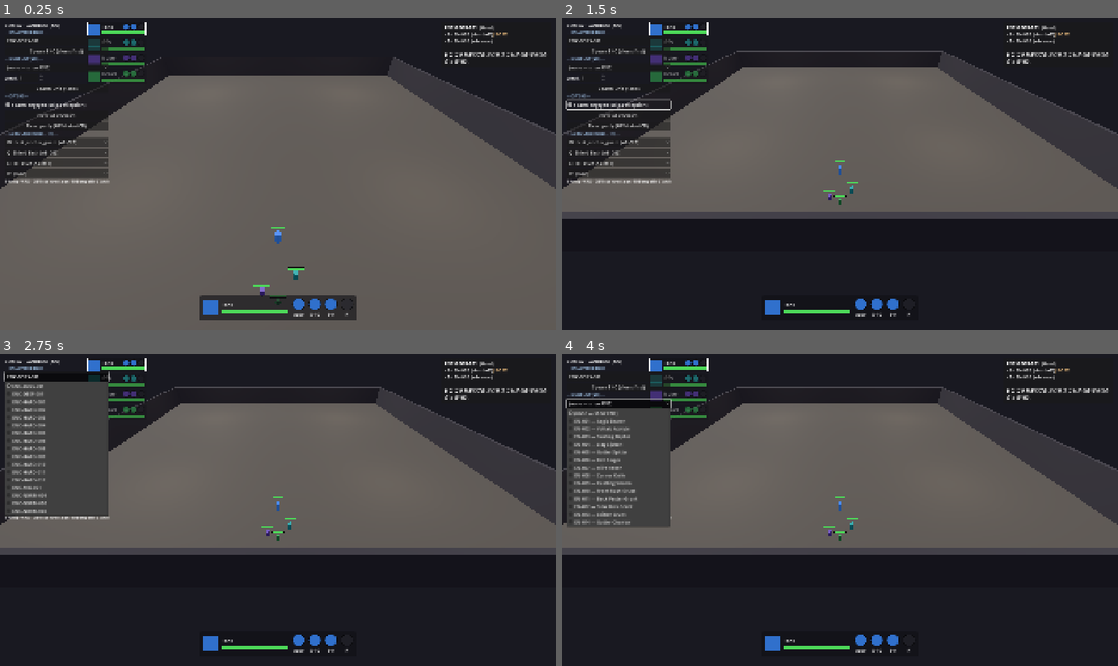
Above: before the commit, frames 1-4 (two rows, left to right).
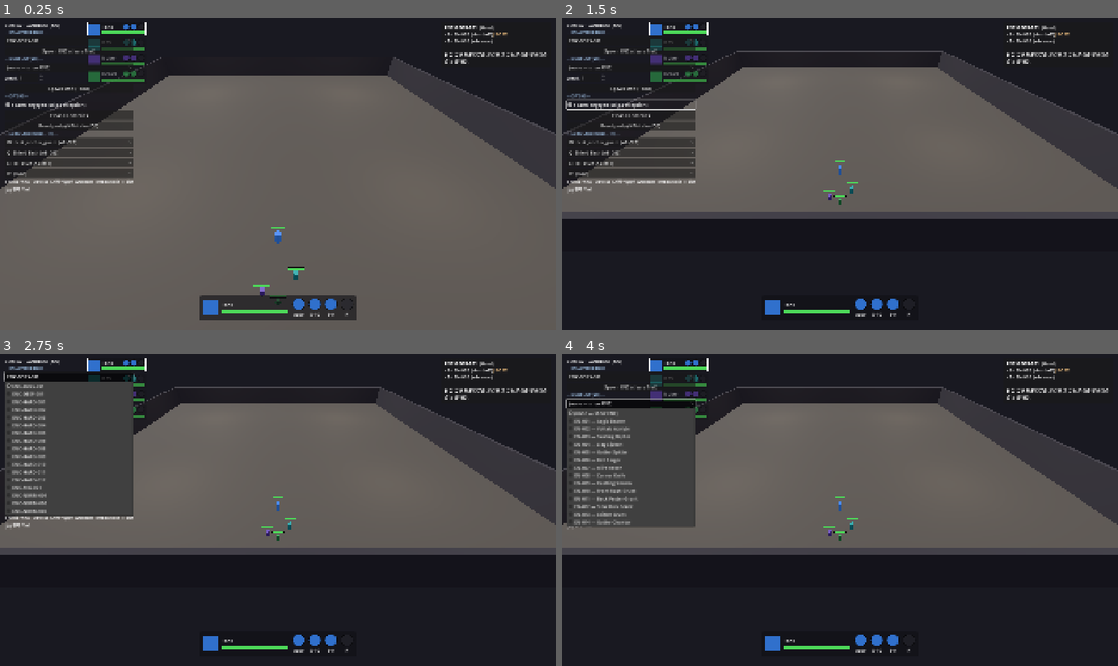
Above: after the commit, the same moments.

Repository: haepari1019/project_tdc_game
Game: Godot game, scene res://scenes/dev/combat_sandbox.tscn
Two runs of this game, one before a commit and one after it. Both use one fixed random seed, a clock stepped at 60 frames per second and the inputs below. This scene is started directly instead of the project's main scene.
Inputs:
- Up to frame 1 (0.25 s): no input
- Up to frame 2 (1.5 s): click "spawn engaged (skip perceptio…" at 0.5 s; click "spawn engaged (skip perceptio…" at 1.25 s
- Up to frame 3 (2.75 s): click "ENC-BOSS-001" at 2 s
- Up to frame 4 (4 s): click "Spawn ENC (clears first)" at 2.75 s; click "(none — show ENC)" at 3.5 s

The runs differ from the first frame. In frame 1, 1.4% of the frame differs, in the area x 0-24%, y 6-56%; in frame 2, 1.5%; in frame 3, 2.1%, in the area x 0-25%, y 5-56%; in frame 4, 2.0%.

Commit message:
feat: 샌드박스 G키 전투/진형우선 토글 (게임 동일)
샌드박스가 실제 PartyController를 쓰므로 게임과 동일한 toggle_formation_priority
API 연결.
- _unhandled_input에 KEY_G → _party.toggle_formation_priority().
- formation_priority_changed 시그널 → [G] 진형우선/전투우선 라벨(초기상태 반영).
- 컨트롤 힌트에 'G 진형/전투우선' 추가.

검증: 샌드박스 부트 무오류.

Co-Authored-By: Claude Opus 4.8 <noreply@anthropic.com>

Diff:
--- a/scripts/dev/combat_sandbox.gd
+++ b/scripts/dev/combat_sandbox.gd
@@ -60,6 +60,7 @@
 var _count_spin: SpinBox
 var _engaged_chk: CheckBox
 var _status: Label
+var _formation_lbl: Label
 var _info_label: RichTextLabel
 var _identity_dd: OptionButton
 var _sub_dd: Array = []   # [OptionButton ×3] — Q/E/R sub loadout for the controlled member
@@ -259,9 +260,13 @@
 		_sub_dd.append(dd)
 
 	var hint := Label.new()
-	hint.text = "1-4 swap · WASD · Q/E/R sub · wheel zoom · RMB-drag orbit · [ ] pitch"
+	hint.text = "1-4 swap · WASD · Q/E/R sub · G 진형/전투우선 · wheel zoom · RMB-drag orbit · [ ] pitch"
 	hint.add_theme_font_size_override("font_size", 11)
 	box.add_child(hint)
+	_formation_lbl = Label.new()
+	box.add_child(_formation_lbl)
+	_party.formation_priority_changed.connect(_on_formation_priority_changed)
+	_on_formation_priority_changed(_party.is_formation_priority())  # initial state
 	_status = Label.new()
 	box.add_child(_status)
 
@@ -328,6 +333,11 @@
 			m.debug_reset()
 	_refresh_loadout_ui()
 	_status.text = "party reset — full HP, status/CD cleared"
+
+
+func _on_formation_priority_changed(on: bool) -> void:
+	if _formation_lbl != null:
+		_formation_lbl.text = "[G] %s" % ("진형우선" if on else "전투우선")
 
 
 func _on_identity_changed(index: int) -> void:
@@ -455,6 +465,7 @@
 			KEY_Q: _cast_sub(0)
 			KEY_E: _cast_sub(1)
 			KEY_R: _cast_sub(2)
+			KEY_G: _party.toggle_formation_priority()  # 전투우선 ↔ 진형우선 (game parity)
 
 
 func _cast_sub(slot: int) -> void:
